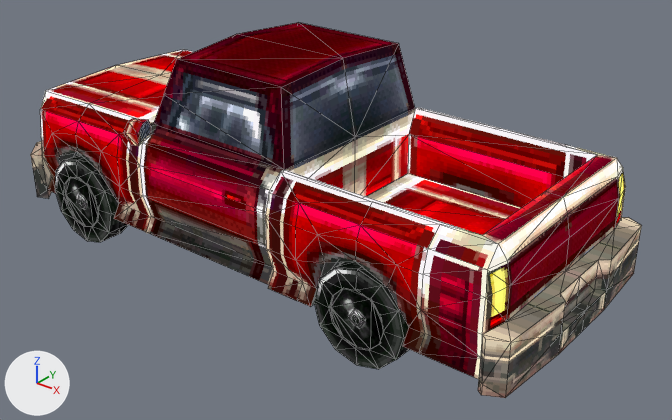
The glTF model trenchbroom/models/prop_pickup_truck.glb: old version first, new version second.
Both versions are drawn from a 50 mm camera at (5.4, -5.93, 4.27) aimed at (0.64, 0.02, 0.58). Lighting does not change. The marker at lower left points along +X, +Y and +Z. Mesh edges are drawn as thin lines.

The scene before the commit, as lines of its bpy script (objects in view):
```python
mat_material_0 = bpy.data.materials.new('Material_0')
mat_material_0.use_nodes = True; mat_material_0.node_tree.nodes.clear()
_N = mat_material_0.node_tree.nodes; _L = mat_material_0.node_tree.links
n0 = _N.new('ShaderNodeEmission'); n0.name = 'Emission'
n1 = _N.new('ShaderNodeLightPath'); n1.name = 'Light Path'
n2 = _N.new('ShaderNodeBsdfTransparent'); n2.name = 'Transparent BSDF'
n3 = _N.new('ShaderNodeMixShader'); n3.name = 'Mix Shader'
n4 = _N.new('ShaderNodeOutputMaterial'); n4.name = 'Material Output'
n5 = _N.new('ShaderNodeMix'); n5.name = 'Mix'
n5.data_type = 'RGBA'
n5.blend_type = 'MULTIPLY'
n5.inputs[0].default_value = 1.0  # 'Factor'
n5.inputs[7].default_value = (1.0, 1.0, 1.0, 1.0)  # 'B', white #ffffff
n6 = _N.new('ShaderNodeTexImage'); n6.name = 'Image Texture'
n6.image = img_image_0
n6.interpolation = 'Closest'
_L.new(n1.outputs[0], n3.inputs[0])  # 'Is Camera Ray' to 'Factor'
_L.new(n2.outputs[0], n3.inputs[1])  # 'BSDF' to 'Shader'
_L.new(n0.outputs[0], n3.inputs[2])  # 'Emission' to 'Shader'
_L.new(n3.outputs[0], n4.inputs[0])  # 'Shader' to 'Surface'
_L.new(n5.outputs[2], n0.inputs[0])  # 'Result' to 'Color'
_L.new(n6.outputs[0], n5.inputs[6])  # 'Color' to 'A'
me_mesh_0 = bpy.data.meshes.new('Mesh_0')
me_mesh_0.from_pydata(...)  # 628 vertices, 1188 faces; spans x -0.0134..0.0134, y -0.0202..0.0, z -0.0254..0.0309
# faces by material slot: [588, 600]
me_mesh_0.materials.append(mat_material_0)
me_mesh_0.materials.append(mat_material_1)
ob_pickup_truck = bpy.data.objects.new('Pickup_Truck', me_mesh_0)
ob_pickup_truck.parent = ob_rootnode
ob_pickup_truck.location = (0.0, 0.0, 0.0)
ob_pickup_truck.rotation_euler = (-1.571, 0.0, 0.0)  # degrees (-90, 0, 0)
ob_pickup_truck.scale = (100.0, 100.0, 100.0)
```
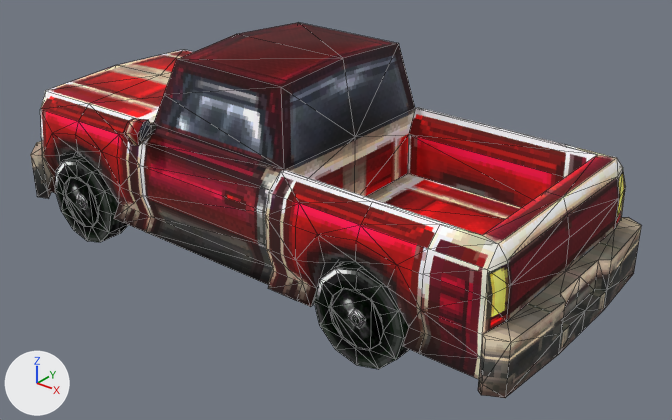
Changed parts and their boxes (x1, y1, x2, y2) in the pictures (672 x 420 px):
'Pickup_Truck', recoloured: (31, 22, 642, 398) in both

Patch to the scene script:
```diff
--- a/trenchbroom/models/prop_pickup_truck.glb.py
+++ b/trenchbroom/models/prop_pickup_truck.glb.py
@@ mat_material_0 @@
 mat_material_0 = bpy.data.materials.new('Material_0')
-# nodes: BsdfTransparent, Emission, LightPath, Mix, MixShader, OutputMaterial, TexImage
+# nodes: BsdfPrincipled, Mix, OutputMaterial, TexImage
 # colours: white #ffffff
```
